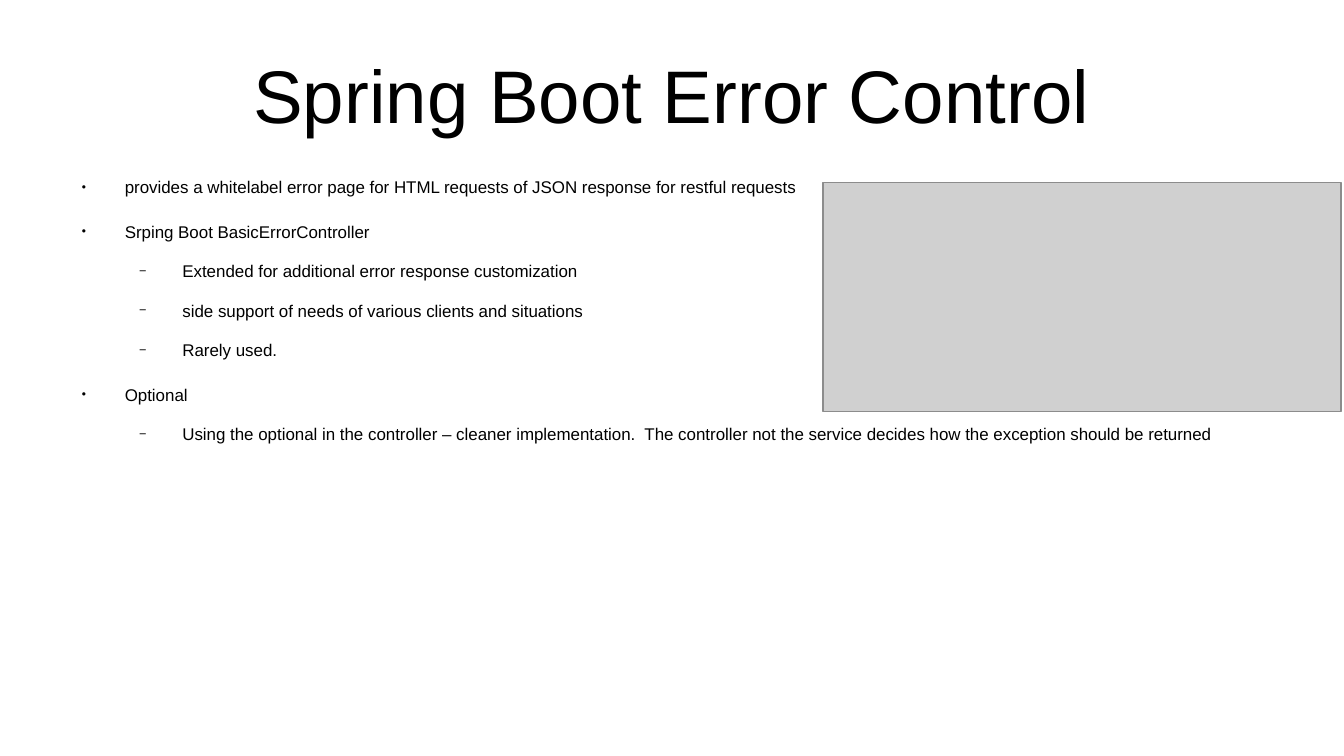
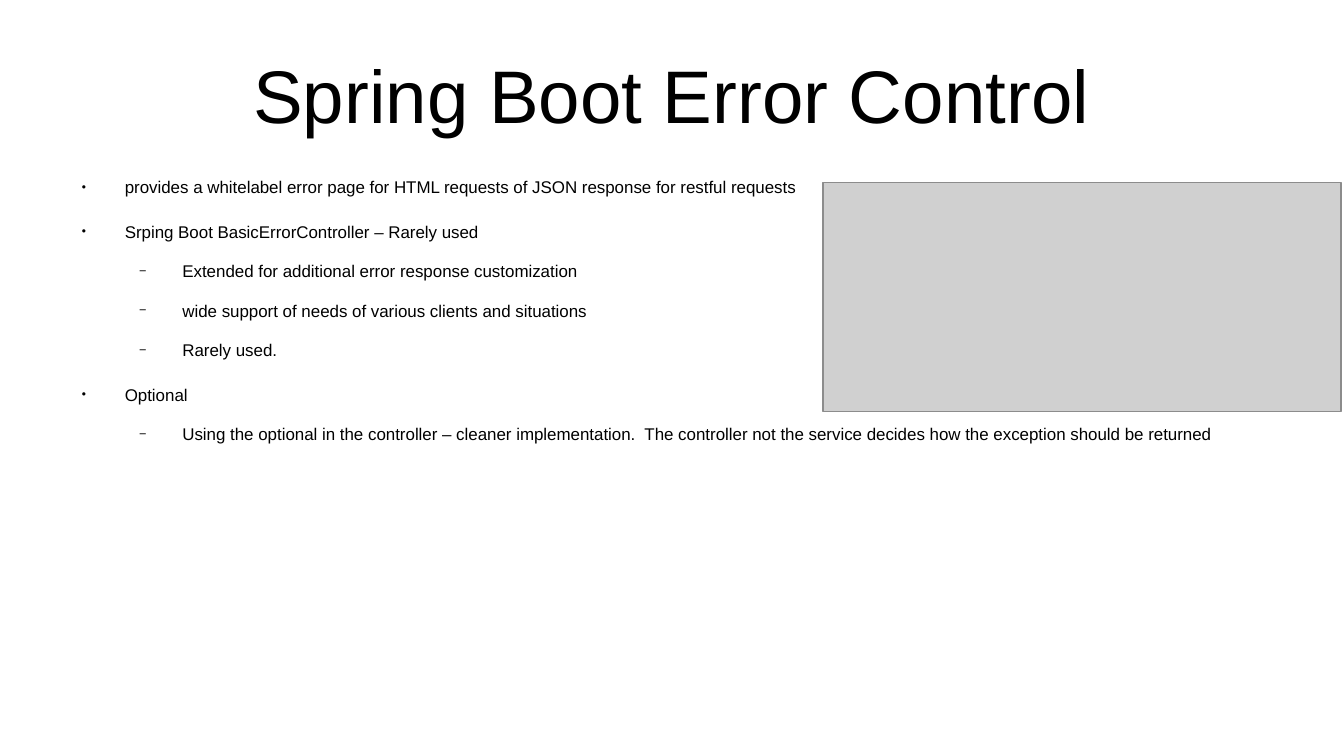
Before and after one commit to CharlesStockman/notesFromCourses, a slide deck: slide 44 of java/spring/Spring 6 - Zero to Hero.odp (slide 40 before the commit). Drawn at 1344x756 pixels with LibreOffice and Linux fonts; fonts in the diff are those of the drawing; grey boxes stand for pictures. Boxes give left, top, right and bottom in pixels: in the first picture for what was removed or moved away, otherwise in the second. Text is boxed around its words. In the diff, an @@ line names an element or a change of style, - is before the commit and + after.

```diff
--- a/java/spring/Spring 6 - Zero to Hero.odp
+++ b/java/spring/Spring 6 - Zero to Hero.odp
@@ text at [125, 225, 479, 242]: text changed @@
-● Srping Boot BasicErrorController
+● Srping Boot BasicErrorController – Rarely used
@@ text at [182, 304, 586, 321]: text changed @@
-  − side support of needs of various clients and situations
+  − wide support of needs of various clients and situations
```
Also in this commit, not shown: 8 other slides changed, 17 slides added, 31 other files.
